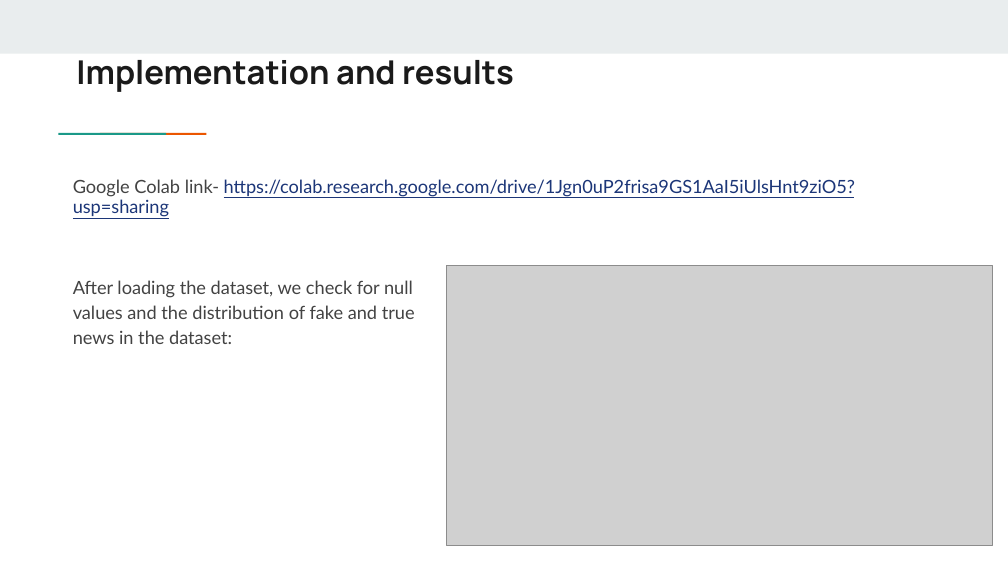
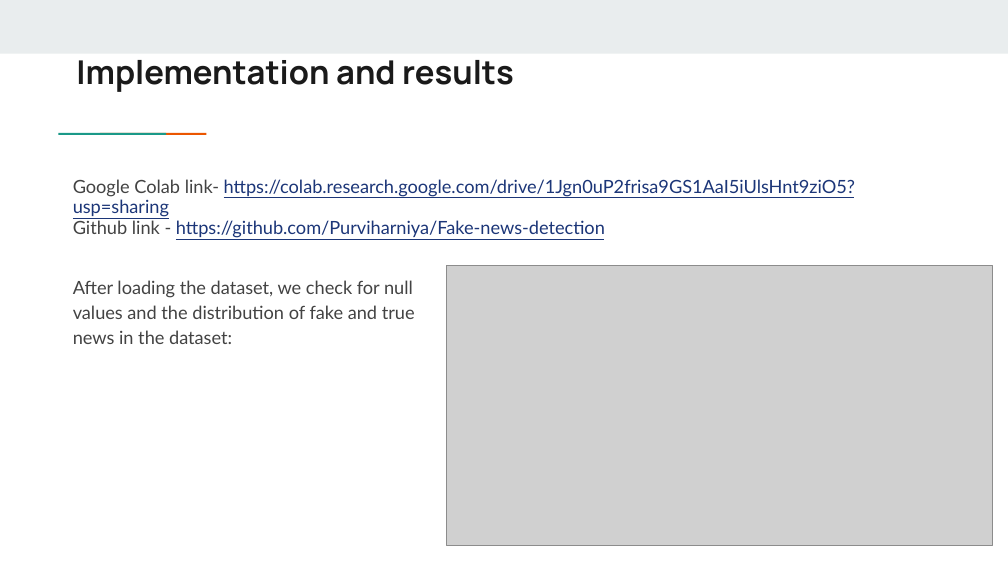
Before and after one commit to Purviharniya/Fake-news-detection, a slide deck: slide 22 of Group6_PPT_ML_IA2.pptx. Drawn at 1008x567 pixels with LibreOffice and Linux fonts; fonts in the diff are those of the drawing; grey boxes stand for pictures. Boxes give left, top, right and bottom in pixels: in the first picture for what was removed or moved away, otherwise in the second. Text is boxed around its words. In the diff, an @@ line names an element or a change of style, - is before the commit and + after.

```diff
--- a/Group6_PPT_ML_IA2.pptx
+++ b/Group6_PPT_ML_IA2.pptx
@@ text at (73, 220, 605, 238): paragraph added @@
+Github link - https://github.com/Purviharniya/Fake-news-detection
```
Also in this commit, not shown: 5 other slides changed, 2 other files.
